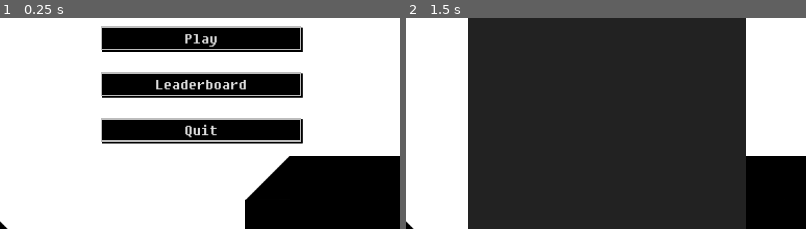
Above: before the commit, frames 1-2 (left to right).
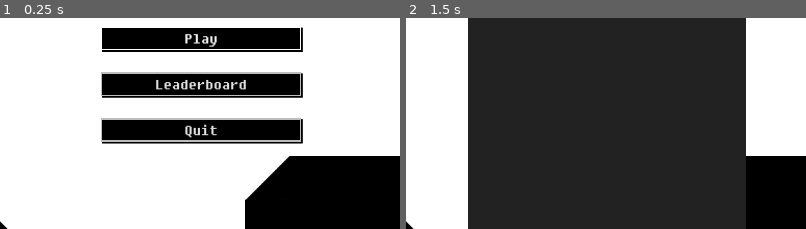
Above: after the commit, the same moments.

Repository: kagamiAL/CALHACKS_2024
Game: Godot game, scene res://scenes/Main/Main.tscn
Two runs of this game, one before a commit and one after it. Both use one fixed random seed, a clock stepped at 60 frames per second and the inputs below.
Inputs:
- Up to frame 1 (0.25 s): no input
- Up to frame 2 (1.5 s): click "Leaderboard" at 0.5 s; click "Play" at 1.25 s
The pictures show only the part of the screen within x 25-75%, y 24-74%; the shares and areas given below are measured in that part.

The runs differ from the first frame. In frame 1, 0.8% of the frame differs, in the area x 25-76%, y 3-16%; in frame 2, nothing differs.

Commit message:
A lot of small tweaks

Diff:
--- a/scenes/Main/Main.tscn
+++ b/scenes/Main/Main.tscn
@@ -1,7 +1,8 @@
-[gd_scene load_steps=7 format=3 uid="uid://bhju5n4ymgoto"]
+[gd_scene load_steps=8 format=3 uid="uid://bhju5n4ymgoto"]
 
 [ext_resource type="Script" path="res://scenes/Main/Menu.gd" id="1_r3bay"]
 [ext_resource type="AudioStream" uid="uid://bxr6qqqx2lq5d" path="res://res/audio/MainMenuTheme.ogg" id="3_aul47"]
+[ext_resource type="PackedScene" uid="uid://inas5xn4h6tb" path="res://scenes/UI/LeaderBoard.tscn" id="3_mcylv"]
 [ext_resource type="TileSet" uid="uid://83e6r7d4e13" path="res://scenes/Tiles/TileMap.tres" id="3_udspc"]
 
 [sub_resource type="SystemFont" id="SystemFont_nlf74"]
@@ -80,10 +81,21 @@
 theme_override_font_sizes/font_size = 24
 text = "Quit"
 
+[node name="LeaderBoard" parent="." instance=ExtResource("3_mcylv")]
+visible = false
+layout_mode = 1
+anchors_preset = 8
+anchor_left = 0.5
+anchor_top = 0.5
+anchor_right = 0.5
+anchor_bottom = 0.5
+offset_left = -144.0
+offset_right = 144.0
+
 [node name="AudioStreamPlayer" type="AudioStreamPlayer" parent="."]
 stream = ExtResource("3_aul47")
 autoplay = true
 
-[connection signal="button_down" from="VBoxContainer/Play" to="." method="_on_play_button_down"]
-[connection signal="button_down" from="VBoxContainer/Leaderboard" to="." method="_on_leaderboard_button_down"]
-[connection signal="button_down" from="VBoxContainer/Quit" to="." method="_on_quit_button_down"]
+[connection signal="pressed" from="VBoxContainer/Play" to="." method="_on_play_pressed"]
+[connection signal="pressed" from="VBoxContainer/Leaderboard" to="." method="_on_leaderboard_pressed"]
+[connection signal="pressed" from="VBoxContainer/Quit" to="." method="_on_quit_pressed"]
--- a/scenes/Main/Menu.gd
+++ b/scenes/Main/Menu.gd
@@ -2,25 +2,22 @@
 
 @onready var scene_switch = get_node("/root/SceneSwitch")
 @onready var scene_transition = load("res://scenes/Main/SceneTransition.tscn")
-@onready var leaderboard_scene = load("res://scenes/UI/LeaderBoard.tscn")
 
 var leaderboard_object;
 
 func _ready():
-	leaderboard_object = leaderboard_scene.instantiate()
-	leaderboard_object.visible = false
-	add_child(leaderboard_object)
+	$%Play.grab_focus()
 
-func _on_play_button_down():
+func _on_play_pressed():
 	var transition = scene_transition.instantiate()
 	add_child(transition)
 	await transition.play_transition()
 	transition.queue_free()
 	scene_switch.goto_scene("res://scenes/Main/Game.tscn")
 
-func _on_quit_button_down():
+func _on_quit_pressed():
 	get_tree().quit()
 
-func _on_leaderboard_button_down():
-	leaderboard_object._update_leaderboard()
-	leaderboard_object.visible = true
+func _on_leaderboard_pressed():
+	$LeaderBoard._update_leaderboard()
+	$LeaderBoard.visible = true
--- a/scenes/Tiles/TileMap.tres
+++ b/scenes/Tiles/TileMap.tres
@@ -1,85 +1,6 @@
-[gd_resource type="TileSet" load_steps=13 format=3 uid="uid://83e6r7d4e13"]
+[gd_resource type="TileSet" load_steps=3 format=3 uid="uid://83e6r7d4e13"]
 
 [ext_resource type="Texture2D" uid="uid://n32hsqeasyep" path="res://res/tiles.svg" id="1_bk6nc"]
-
-[sub_resource type="CompressedTexture2D" id="CompressedTexture2D_yloie"]
-
-[sub_resource type="GDScript" id="GDScript_riw2b"]
-script/source = "extends Sprite2D
-
-func _on_area_2d_body_entered(body):
-	if body.is_in_group(\"player\"):
-		print(\"Kill player\")
-"
-
-[sub_resource type="PackedScene" id="PackedScene_j3r37"]
-_bundled = {
-"conn_count": 1,
-"conns": PackedInt32Array(1, 0, 8, 7, 2, 0, 0),
-"editable_instances": [],
-"names": PackedStringArray("Spike", "texture", "script", "Sprite2D", "Area2D", "CollisionPolygon2D", "polygon", "_on_area_2d_body_entered", "body_entered"),
-"node_count": 3,
-"node_paths": [],
-"nodes": PackedInt32Array(-1, -1, 3, 0, -1, 2, 1, 0, 2, 1, 0, 0, 0, 4, 4, -1, 0, 0, 1, 0, 5, 5, -1, 1, 6, 2, 0),
-"variants": [SubResource("CompressedTexture2D_yloie"), SubResource("GDScript_riw2b"), PackedVector2Array(-1, -31, -32, 32, 33, 32)],
-"version": 3
-}
-
-[sub_resource type="CompressedTexture2D" id="CompressedTexture2D_jvokg"]
-
-[sub_resource type="GDScript" id="GDScript_qo0cl"]
-script/source = "extends Sprite2D
-
-@export var bounce = 0
-"
-
-[sub_resource type="PackedScene" id="PackedScene_jdfpi"]
-_bundled = {
-"conn_count": 1,
-"conns": PackedInt32Array(1, 0, 10, 9, 2, 0, 0),
-"editable_instances": [],
-"names": PackedStringArray("Trampoline", "texture", "script", "bounce", "trampolines", "Sprite2D", "RigidBody2D", "CollisionPolygon2D", "polygon", "_on_rigid_body_2d_body_entered", "body_entered"),
-"node_count": 3,
-"node_paths": [],
-"nodes": PackedInt32Array(-1, -1, 5, 0, -1, 3, 1, 0, 2, 1, 3, 2, 1, 4, 0, 0, 6, 6, -1, 0, 0, 1, 0, 7, 7, -1, 1, 8, 3, 0),
-"variants": [SubResource("CompressedTexture2D_jvokg"), SubResource("GDScript_qo0cl"), 800, PackedVector2Array(-32, 16, 32, 16, 32, 32, -32, 32)],
-"version": 3
-}
-
-[sub_resource type="RectangleShape2D" id="RectangleShape2D_3a1tj"]
-size = Vector2(64, 64)
-
-[sub_resource type="PackedScene" id="PackedScene_xicwd"]
-_bundled = {
-"conn_count": 0,
-"conns": PackedInt32Array(),
-"editable_instances": [],
-"names": PackedStringArray("Block", "color", "polygon", "Polygon2D", "RigidBody2D", "can_sleep", "CollisionShape2D", "scale", "shape"),
-"node_count": 3,
-"node_paths": [],
-"nodes": PackedInt32Array(-1, -1, 3, 0, -1, 2, 1, 0, 2, 1, 0, 0, 0, 4, 4, -1, 1, 5, 2, 0, 1, 0, 6, 6, -1, 2, 7, 3, 8, 4, 0),
-"variants": [Color(0, 0, 0, 1), PackedVector2Array(-32, -32, -32, 32, 32, 32, 32, -32), false, Vector2(1, 1), SubResource("RectangleShape2D_3a1tj")],
-"version": 3
-}
-
-[sub_resource type="PackedScene" id="PackedScene_b3tqa"]
-_bundled = {
-"conn_count": 0,
-"conns": PackedInt32Array(),
-"editable_instances": [],
-"names": PackedStringArray("Block", "color", "polygon", "Polygon2D", "RigidBody2D", "CollisionPolygon2D"),
-"node_count": 3,
-"node_paths": [],
-"nodes": PackedInt32Array(-1, -1, 3, 0, -1, 2, 1, 0, 2, 1, 0, 0, 0, 4, 4, -1, 0, 0, 1, 0, 5, 5, -1, 1, 2, 1, 0),
-"variants": [Color(0, 0, 0, 1), PackedVector2Array(-32, -32, -32, 32, 32, 32)],
-"version": 3
-}
-
-[sub_resource type="TileSetScenesCollectionSource" id="TileSetScenesCollectionSource_0gk8t"]
-scenes/1/scene = SubResource("PackedScene_j3r37")
-scenes/2/scene = SubResource("PackedScene_jdfpi")
-scenes/3/scene = SubResource("PackedScene_xicwd")
-scenes/4/scene = SubResource("PackedScene_b3tqa")
 
 [sub_resource type="TileSetAtlasSource" id="TileSetAtlasSource_q7t2v"]
 texture = ExtResource("1_bk6nc")
@@ -108,5 +29,4 @@
 [resource]
 tile_size = Vector2i(64, 64)
 physics_layer_0/collision_layer = 1
-sources/0 = SubResource("TileSetScenesCollectionSource_0gk8t")
 sources/1 = SubResource("TileSetAtlasSource_q7t2v")
--- a/scenes/UI/LevelIndicator.tscn
+++ b/scenes/UI/LevelIndicator.tscn
@@ -15,6 +15,15 @@
 content_margin_right = 15.0
 content_margin_bottom = 10.0
 texture = SubResource("GradientTexture1D_gqxkh")
+
+[sub_resource type="InputEventKey" id="InputEventKey_van67"]
+device = -1
+pressed = true
+keycode = 82
+unicode = 114
+
+[sub_resource type="Shortcut" id="Shortcut_mosoo"]
+events = [SubResource("InputEventKey_van67")]
 
 [node name="LevelIndicator" type="Control"]
 layout_mode = 3
@@ -39,6 +48,7 @@
 
 [node name="Restart" type="Button" parent="CanvasLayer/PanelContainer/HBoxContainer"]
 layout_mode = 2
+shortcut = SubResource("Shortcut_mosoo")
 text = "Restart"
 
 [node name="Level" type="Label" parent="CanvasLayer/PanelContainer/HBoxContainer"]
Not shown: 1 places in scenes/UI/LevelIndicator.tscn that only renumber resources
